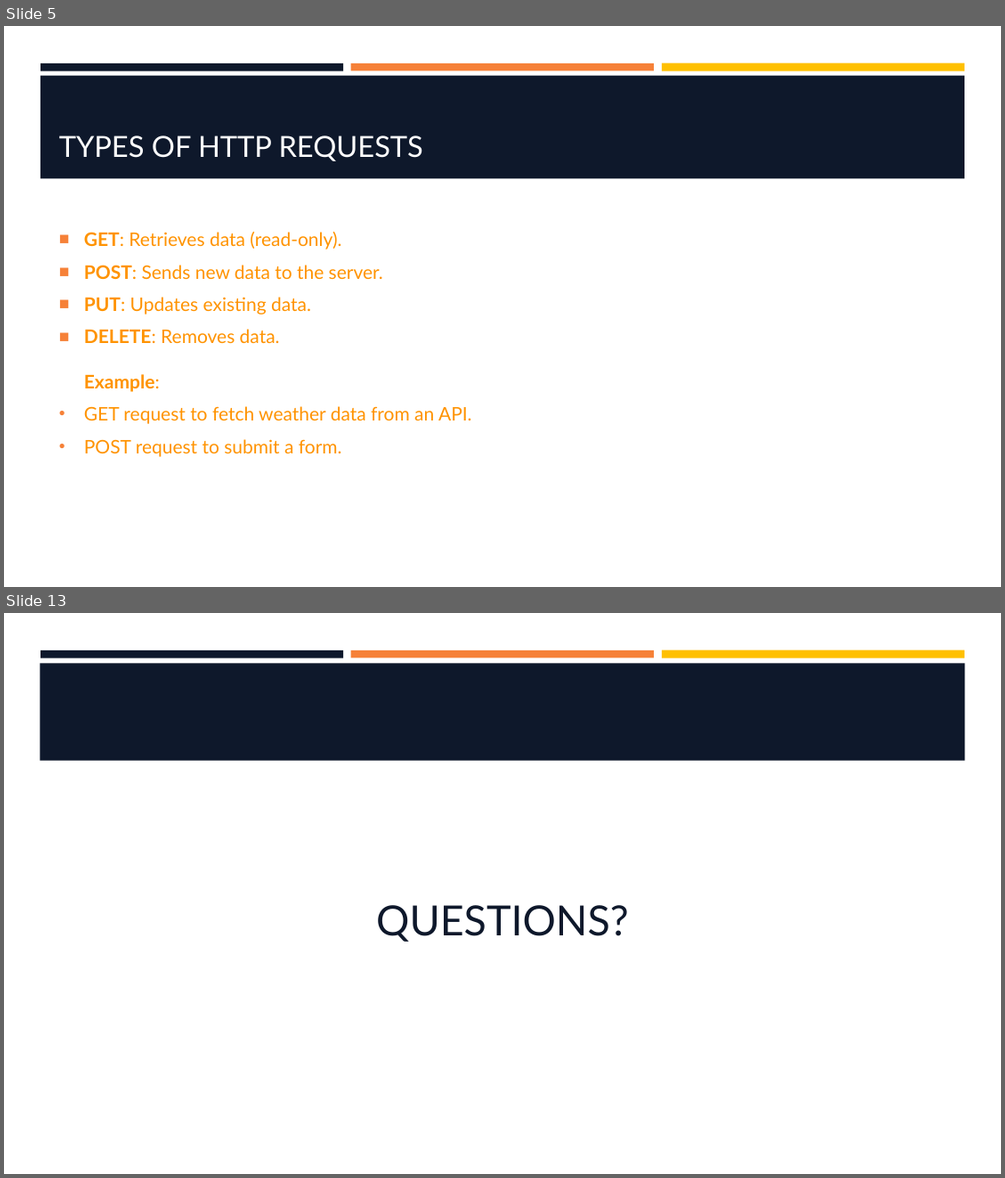
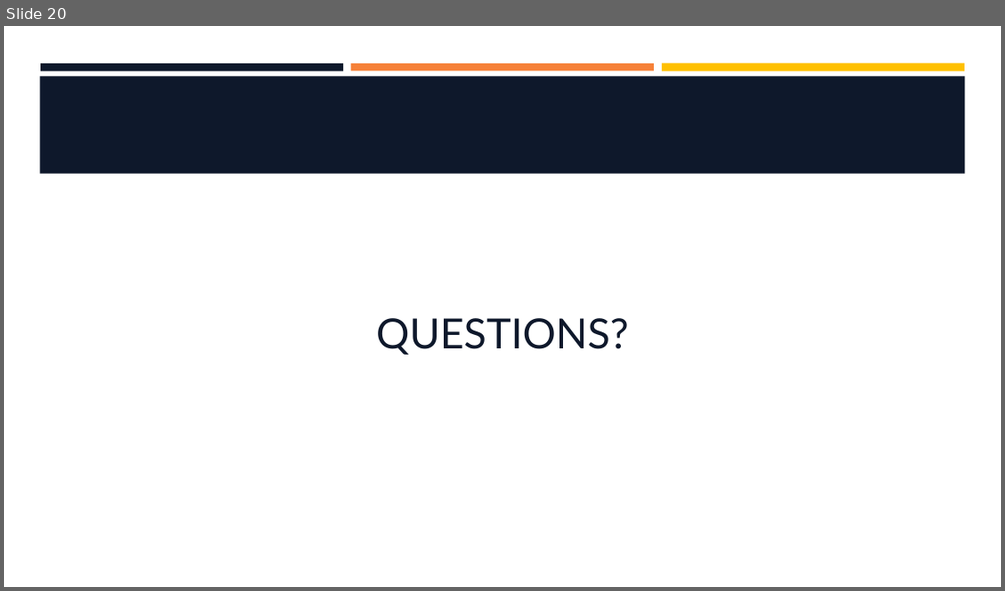
Before and after one commit to hawkeye1900/SBC-Sept24, a slide deck: week-5/W5-S2-NodeJS/W5-S2-NodeJS.pptx. Shown one above the other, each under a label of ours: slides 5 and 13 before the commit, slide 20 after it; the slides between them are not shown. The pictures are 1005x1178 and 1005x591 pixels, drawn with LibreOffice and Linux fonts; fonts in the diff are those of the drawing; background and template pictures are left out. Boxes give left, top, right and bottom in pixels: in the first picture for what was removed or moved away, otherwise in the second. Text is boxed around its words. In the diff, an @@ line names an element or a change of style, - is before the commit and + after.

```diff
--- a/week-5/W5-S2-NodeJS/W5-S2-NodeJS.pptx
+++ b/week-5/W5-S2-NodeJS/W5-S2-NodeJS.pptx
@@ slide 5 removed at bbox=[4, 26, 1001, 587], background #FFFFFF; not listed: 3 template elements that a slide beside it also shows @@
@@ rectangle removed at bbox=[40, 75, 965, 178] @@
@@ title removed at bbox=[59, 135, 423, 161] @@
-TYPES OF HTTP REQUESTS
@@ text removed at bbox=[84, 232, 472, 457] @@
-■ GET: Retrieves data (read-only).
-■ POST: Sends new data to the server.
-■ PUT: Updates existing data.
-■ DELETE: Removes data.
-  Example:
-• GET request to fetch weather data from an API.
-• POST request to submit a form.
@@ what was slide 13 is now slide 20 @@
```
Also in this commit, not shown: 4 slides changed, 15 slides added, 7 other slides removed, 1 other file.
